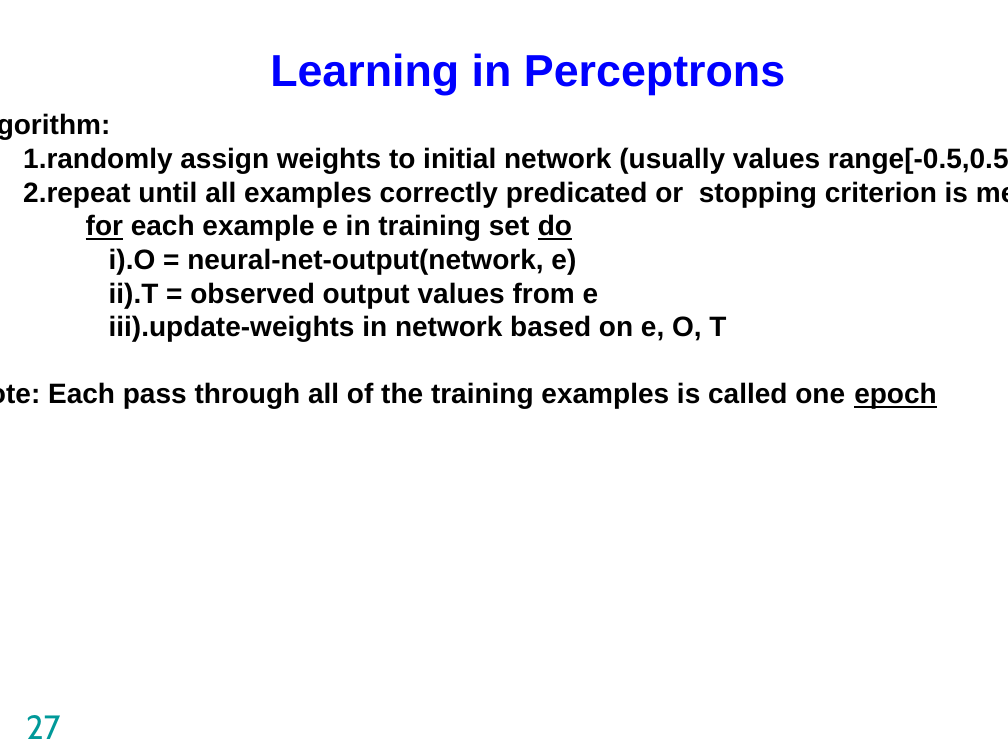
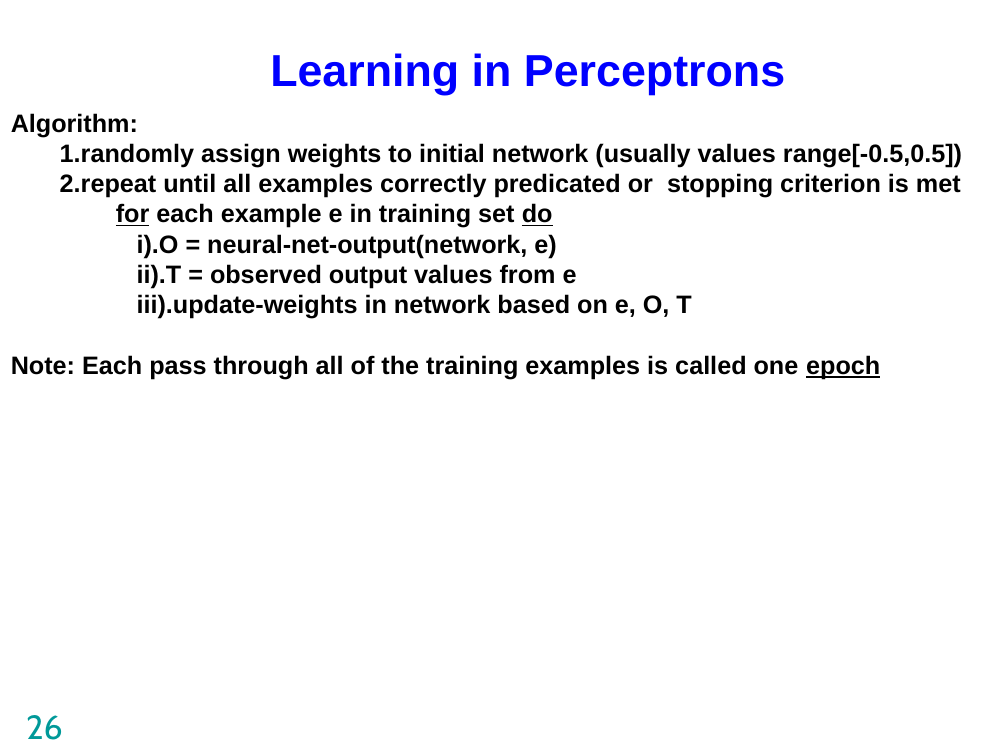
Before and after one commit to sireeshacse/machinelearning, a slide deck: slide 26 of Lecture Notes/4_ANNs.ppt (slide 27 before the commit). Drawn at 1008x756 pixels with LibreOffice and Linux fonts; fonts in the diff are those of the drawing; background and template pictures are left out. Boxes give left, top, right and bottom in pixels: in the first picture for what was removed or moved away, otherwise in the second. Text is boxed around its words. In the diff, an @@ line names an element or a change of style, - is before the commit and + after.

```diff
--- a/Lecture Notes/4_ANNs.ppt
+++ b/Lecture Notes/4_ANNs.ppt
@@ text "Algorithm:": place and size @@
-text "Algorithm:" at bbox=[23, 147, 1008, 409]
+text "Algorithm:" at bbox=[11, 113, 962, 379]
@@ text "Algorithm:" at bbox=[11, 113, 962, 379]: size 20 to 18 pt @@
@@ page number at bbox=[26, 715, 63, 740]: text changed @@
-27
+26
```
Also in this commit, not shown: 6 other slides changed, 3 slides removed, 4 other files.
